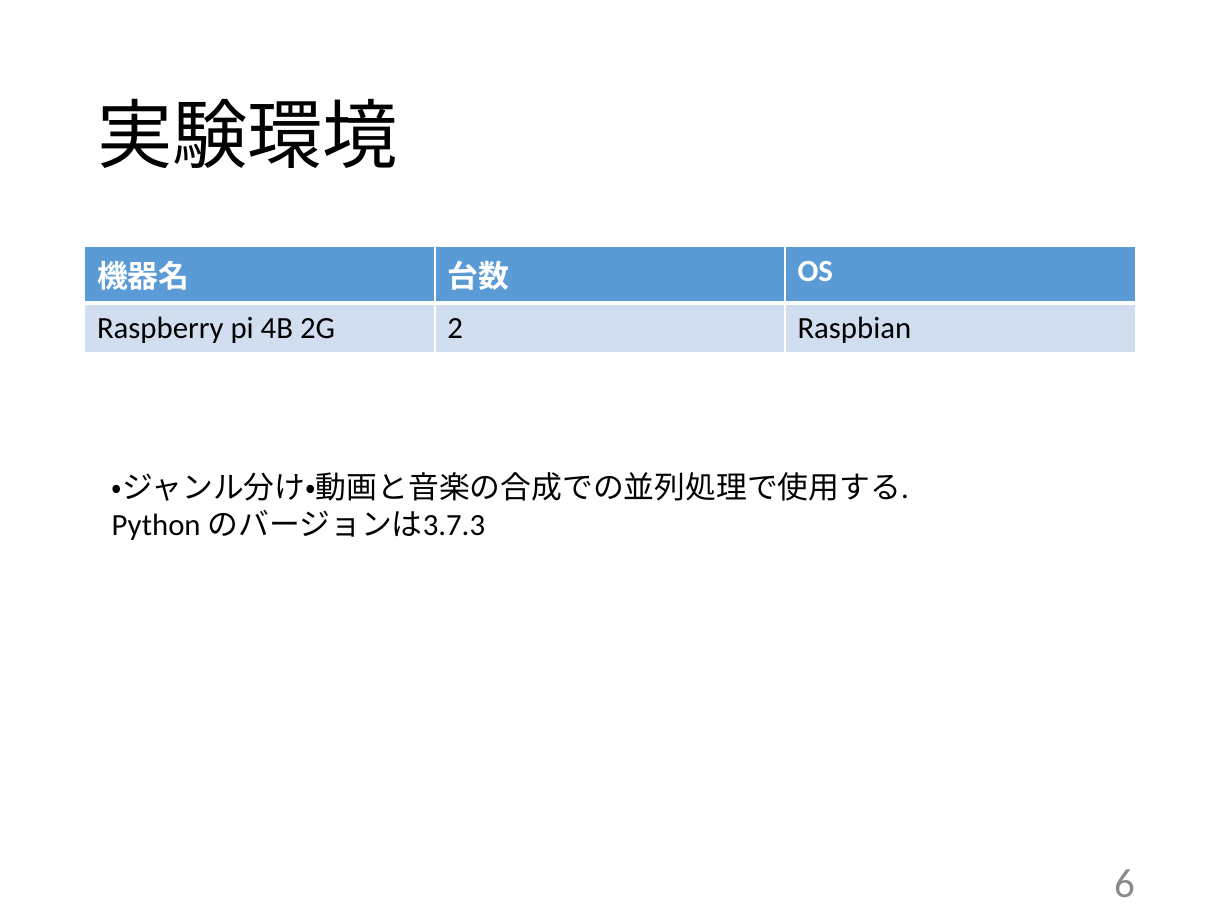
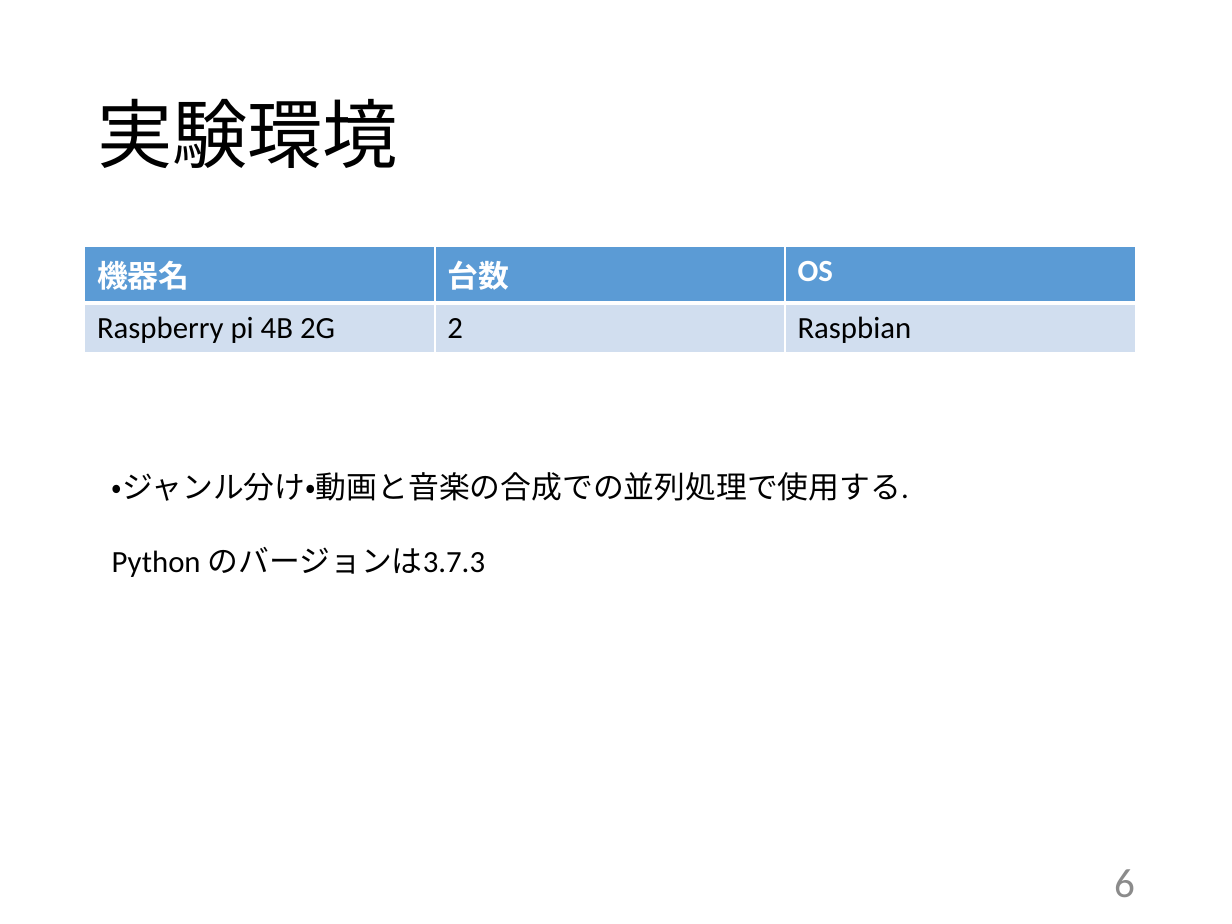
Before and after one commit to kait-takanolab/1821144-yoshii-thesis, a slide deck: slide 6 of 発表用スライド/1821144_yoshii_thesis_ver.pptx. Drawn at 1232x924 pixels with LibreOffice and Linux fonts; fonts in the diff are those of the drawing. Boxes give left, top, right and bottom in pixels: in the first picture for what was removed or moved away, otherwise in the second. Text is boxed around its words. In the diff, an @@ line names an element or a change of style, - is before the commit and + after.

```diff
--- a/発表用スライド/1821144_yoshii_thesis_ver.pptx
+++ b/発表用スライド/1821144_yoshii_thesis_ver.pptx
@@ text "・ジャンル分け・動画と音楽の合成での並列処理で使用する." rewrapped from box(112, 472, 909, 540) to box(112, 472, 909, 577) @@
```
Also in this commit, not shown: 4 other slides changed, 5 other files.
